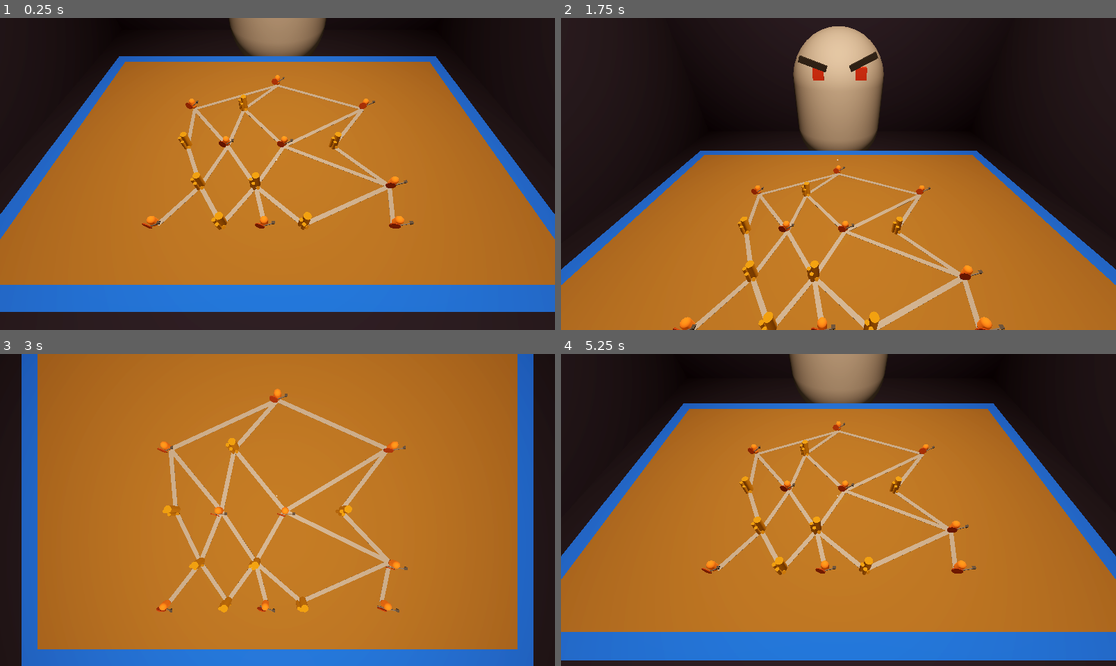
Above: before the commit, frames 1-4 (two rows, left to right).
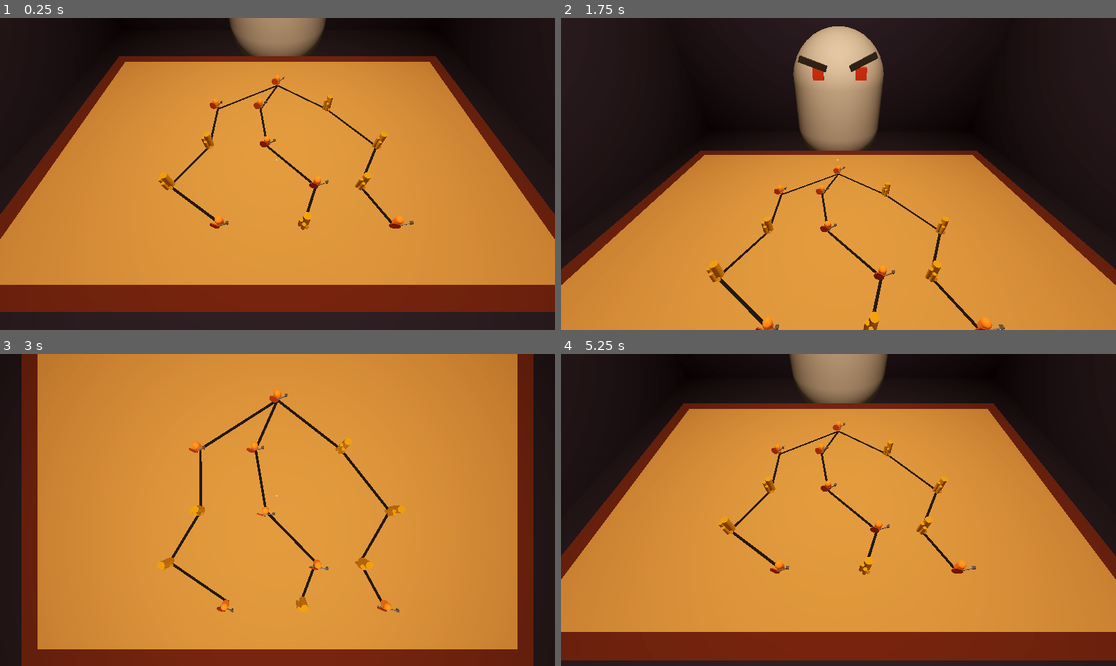
Above: after the commit, the same moments.

Repository: Bryan-Wang-105/card_game
Game: Godot game, scene res://world.tscn
The game is run twice, just before and just after one commit, with the same random seed, the same clock (stepped at 60 frames per second) and the same inputs.
Inputs (mouse positions are in pixels of both pictures, inside the frame that each line leads up to):
- Up to frame 1 (0.25 s): no input
- Up to frame 2 (1.75 s): tap Enter at 0.5 s; move the mouse to (960, 158) at 0.52 s; click (960, 158) at 0.6 s; tap S (s) at 0.8, 1.35 s; tap Space at 1.25 s; move the mouse to (727, 189) at 1.27 s; tap W (w) at 1.55 s
- Up to frame 3 (3 s): move the mouse to (333, 441) at 2.02 s; tap W (w) at 2.1 s; click (333, 441) at 2.3 s; tap Enter at 2.75 s; move the mouse to (249, 572) at 2.77 s; click (249, 572) at 2.85 s
- Up to frame 4 (5.25 s): tap S (s) at 3.05, 4.35 s; move the mouse to (1005, 556) at 3.52 s; right-click (1005, 556) at 3.6 s; tap W (w) at 3.8 s; move the mouse to (672, 463) at 4.27 s; click (672, 463) at 4.55 s; tap Space at 5 s; move the mouse to (866, 510) at 5.02 s; hold Mouse wheel down (scroll_down) from 5.03 s (still down)

The runs differ from the first frame. In frame 1, 71% of the frame differs, in the area x 0-100%, y 12-95%; in frame 2, 48%; in frame 3, 92%, in the area x 3-97%, y 0-100%; in frame 4, 71%.

Commit message:
Can now hit first row of events as expected for SHOP and COMBAT. Need implement avaiable nodes from current node functionality now though

Diff:
--- a/ManagerScripts/RoomManager.gd
+++ b/ManagerScripts/RoomManager.gd
@@ -26,13 +26,14 @@
 	pass
 
 func clicked_event(num):
+	# Add 1 because initial collider is for MAP itself
+	var event_collider = map.get_child(num + 1)
+	print("EVENT COLLIDER IS")
+	print(event_collider)
+
 	if num == 0:
 		print("No real event clicked")
-	elif num in map.get_available_nodes():
-		var event_collider = map.get_child(num)
-		print("EVENT COLLIDER IS")
-		print(event_collider)
-
+	elif event_collider in map.get_available_nodes():
 		if "battle" in event_collider.get_groups():
 			map.clear_map()
 			call_battle_manager_start()
--- a/MapManager.gd
+++ b/MapManager.gd
@@ -15,33 +15,12 @@
 
 # Called when the node enters the scene tree for the first time.
 func _ready() -> void:
-	#place_events()
+	create_blueprint()
 	generate_nodes_and_paths()
 
-func place_events():
-	var scene_instance
-	var start_node = get_node("Starting point")
-	var node_pos
-
-	for i in range(layers):
-		node_pos = start_node.get_child(i)
-
-		if i % 2 == 0:
-			# Create an instance of the combat
-			scene_instance = toSpawnCombat.instantiate()
-		else:
-			# Create an instance of the shop
-			scene_instance = toSpawnShop.instantiate()
-
-		print(node_pos)
-		print(node_pos.position)
-		# Set the position of the new instance to the position of the specified node
-		scene_instance.position = node_pos.position
-		scene_instance.position.y = node_pos.position.y + .15
-
-		# Add the instance to the current scene
-		add_child(scene_instance)
-
+func create_blueprint():
+	for i in range(layers-1):
+		nodes_per_layer[i] = randi_range(2, 5)
 
 # Generates the nodes and paths as arrays
 func generate_nodes_and_paths():
@@ -86,11 +65,13 @@
 
 	draw_connecting_node_lines()
 
-	print("Nodes: ", nodes)
-	print("\n")
-	print("Paths: ", paths)
+	#print("Nodes: ", nodes)
+	#print("\n")
+	#print("Paths: ", paths)
 
 	available_nodes = nodes[0]
+	print("CAN GO HERE")
+	print(available_nodes)
 
 func draw_connecting_node_lines():
 	for path in paths:
@@ -134,8 +115,6 @@
 	return false
 
 func get_available_nodes():
-	print("AVAILABLE NODES")
-	print(available_nodes)
 	return available_nodes
 
 func clear_map():
@@ -163,13 +142,12 @@
 	update_available_nodes()
 
 func update_available_nodes():
-	available_nodes[0] += 1
+	available_nodes[0]
 
 
 func generate_random_points(num_points: int) -> Array:
 	# Validate the input to ensure it doesn't exceed 5 points
 	if num_points < 1 or num_points > 5:
-		print("Number of points must be between 1 and 5.")
 		return []
 
 	var points = []
@@ -199,9 +177,6 @@
 	# Get positions of the two nodes
 	var pos_a = node_a.global_position
 	var pos_b = node_b.global_position
-	print("Calculating 2 points")
-	print(pos_a)
-	print(pos_b)
 
 	# Calculate the distance between the nodes
 	var distance = pos_a.distance_to(pos_b)
@@ -209,15 +184,21 @@
 	# Calculate the midpoint
 	var midpoint = (pos_a + pos_b) / 2
 	midpoint.y = .021
-	print(midpoint)
 
 	# Create the BoxMesh
 	var box_mesh = BoxMesh.new()
-	box_mesh.size = Vector3(0.025, 0.01, distance)  # Set the dimensions, z is the distance
+	box_mesh.size = Vector3(0.015, 0.01, distance)  # Set the dimensions, z is the distance
 
 	# Create a MeshInstance3D to hold the mesh
 	var mesh_instance = MeshInstance3D.new()
 	mesh_instance.mesh = box_mesh
+
+	# Create a black material
+	var material = StandardMaterial3D.new()
+	material.albedo_color = Color(0, 0, 0)  # Set color to black
+
+	# Assign the material to the MeshInstance3D
+	mesh_instance.material_override = material
 
 	# Set the position to the midpoint
 	mesh_instance.global_position = midpoint
@@ -236,3 +217,13 @@
 
 	# Add the MeshInstance3D to the current node
 	add_child(mesh_instance)
+
+	# Save its exact orientation
+	var orientation = mesh_instance.global_transform
+
+	# Remove its parent and give it new parent
+	mesh_instance.get_parent().remove_child(mesh_instance)
+	node_a.add_child(mesh_instance)
+
+	# Restore it's orientation
+	mesh_instance.global_transform = orientation
--- a/MapManager.tscn
+++ b/MapManager.tscn
@@ -1,8 +1,6 @@
-[gd_scene load_steps=7 format=3 uid="uid://bd7vo3klebdfh"]
+[gd_scene load_steps=5 format=3 uid="uid://bd7vo3klebdfh"]
 
 [ext_resource type="Script" path="res://MapManager.gd" id="1_dya81"]
-[ext_resource type="PackedScene" uid="uid://8svsqy8tlfqk" path="res://3D_art/CombatEvent/CombatEvent.tscn" id="2_pawlb"]
-[ext_resource type="PackedScene" uid="uid://evrr3eu16wif" path="res://3D_art/ShopEvent/ShopEvent.tscn" id="3_4iwto"]
 
 [sub_resource type="ConcavePolygonShape3D" id="ConcavePolygonShape3D_w7hrv"]
 data = PackedVector3Array(-1.4, 0.025, 0.9, 1.4, 0.025, 0.9, -1.4, -0.025, 0.9, 1.4, 0.025, 0.9, 1.4, -0.025, 0.9, -1.4 …(572 unchanged characters)…
@@ -11,39 +9,11 @@
 size = Vector3(2.8, 0.05, 1.8)
 
 [sub_resource type="StandardMaterial3D" id="StandardMaterial3D_7qnal"]
-albedo_color = Color(0.513726, 0.372549, 0.14902, 1)
+albedo_color = Color(0.647059, 0.47451, 0.25098, 1)
 
 [node name="Map" type="StaticBody3D" groups=["map"]]
 collision_layer = 3
 script = ExtResource("1_dya81")
-
-[node name="MapCollider" type="CollisionShape3D" parent="."]
-shape = SubResource("ConcavePolygonShape3D_w7hrv")
-
-[node name="MapMesh" type="MeshInstance3D" parent="MapCollider"]
-mesh = SubResource("BoxMesh_ni8si")
-skeleton = NodePath("")
-surface_material_override/0 = SubResource("StandardMaterial3D_7qnal")
-
-[node name="CombatEvent" parent="." instance=ExtResource("2_pawlb")]
-transform = Transform3D(1, 0, 0, 0, 1, 0, 0, 0, 1, -0.00177759, 0.101623, 0.3138)
-visible = false
-
-[node name="CombatEvent2" parent="." instance=ExtResource("2_pawlb")]
-transform = Transform3D(1, 0, 0, 0, 1, 0, 0, 0, 1, -0.00177759, 0.10821, -0.0996839)
-visible = false
-
-[node name="CombatEvent3" parent="." instance=ExtResource("2_pawlb")]
-transform = Transform3D(1, 0, 0, 0, 1, 0, 0, 0, 1, -0.00177759, 0.11035, -0.558691)
-visible = false
-
-[node name="ShopEvent" parent="." instance=ExtResource("3_4iwto")]
-transform = Transform3D(0.468007, 0, 0.883725, 0, 1, 0, -0.883725, 0, 0.468007, -0.548445, 0.140638, -0.0221092)
-visible = false
-
-[node name="ShopEvent2" parent="." instance=ExtResource("3_4iwto")]
-transform = Transform3D(0.626087, 0, -0.779753, 0, 1, 0, 0.779753, 0, 0.626087, 0.605931, 0.140069, -0.0221092)
-visible = false
 
 [node name="Starting point" type="Node3D" parent="."]
 
@@ -61,3 +31,11 @@
 
 [node name="5" type="Node3D" parent="Starting point"]
 transform = Transform3D(1, 0, 0, 0, 1, 0, 0, 0, 1, 0, 0, -0.552728)
+
+[node name="MapCollider" type="CollisionShape3D" parent="."]
+shape = SubResource("ConcavePolygonShape3D_w7hrv")
+
+[node name="MapMesh" type="MeshInstance3D" parent="MapCollider"]
+mesh = SubResource("BoxMesh_ni8si")
+skeleton = NodePath("")
+surface_material_override/0 = SubResource("StandardMaterial3D_7qnal")
--- a/RoomManager.tscn
+++ b/RoomManager.tscn
@@ -26,7 +26,7 @@
 size = Vector3(3, 0.3, 2)
 
 [sub_resource type="StandardMaterial3D" id="StandardMaterial3D_xwsdf"]
-albedo_color = Color(0.0117647, 0.376471, 0.996078, 1)
+albedo_color = Color(0.290196, 0.0901961, 0.00784314, 1)
 
 [sub_resource type="ConvexPolygonShape3D" id="ConvexPolygonShape3D_gy7kj"]
 points = PackedVector3Array(-1.5, -0.15, -1, -1.5, 0.15, -1, 1.5, -0.15, -1, -1.5, -0.15, 1, -1.5, 0.15, 1, 1.5, 0.15, -1, 1.5, -0.15, 1, 1.5, 0.15, 1)
